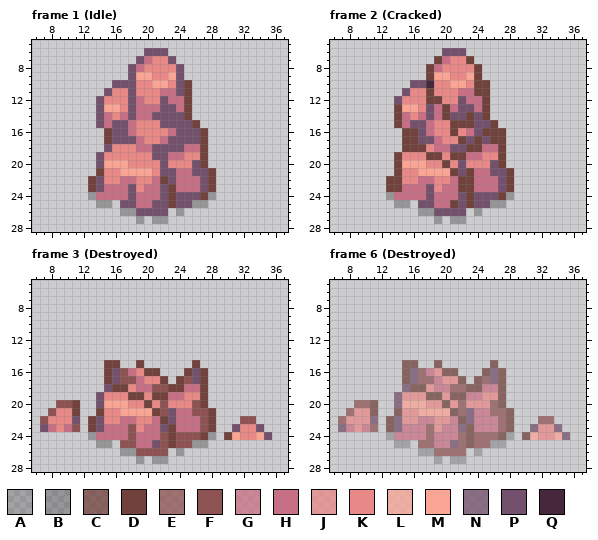
Two versions of one pixel-art file, game/theslimeking/Assets/📦 External/AssetStore/SlimeMec/_Art/Sprites/Environment/env_brown_rockA2.aseprite. Above is the file before it was changed.
43x31 pixels, 10 frames. Pixels under 10% opacity are left out. Shown: frame 1 (Idle): x 6..37, y 5..28; frame 2 (Cracked): x 6..37, y 5..28; frame 3 (Destroyed): x 6..37, y 5..28; frame 6 (Destroyed): x 6..37, y 5..28. The commit also changed other frames, which this record leaves out.
Palette (. is transparent): A #00000034  B #00000045  C #71413bbf  D #71413b  E #8e5252bf  F #8e5252  G #c76f84bf  H #c76f84  J #e88887bf  K #e88887  L #faa494bf  M #faa494  N #73506bbf  P #73506b  Q #45283c
The same view after the edit:
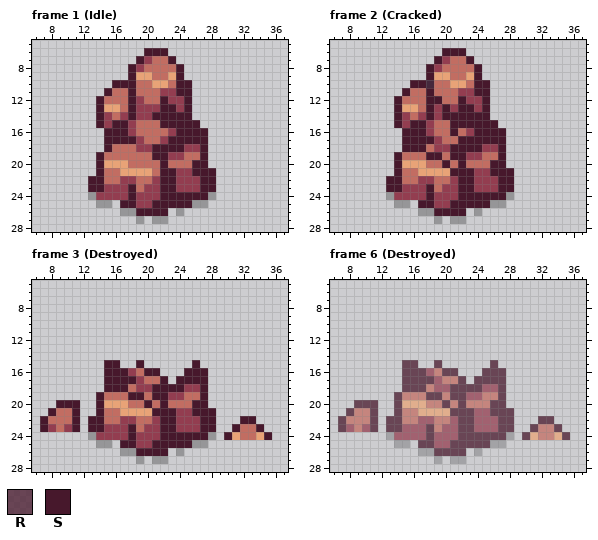
Colours new in this view: R #47182cbf  S #47182c
The exact change:
colour G: #c76f84bf -> #933d50bf
colour H: #c76f84 -> #933d50
colour J: #e88887bf -> #c26d62bf
colour K: #e88887 -> #c26d62
colour L: #faa494bf -> #e8a377bf
colour M: #faa494 -> #e8a377
Frame 1 (Idle):
y 6: x 20..22 PPP -> SSS
y 7: x 19 P -> S; x 23 P -> S
y 8..9: x 18 P -> S; x 24 P -> S
y 10: x 16..18 PPP -> SSS; x 24..25 PD -> SS
y 11: x 15 P -> S; x 18 P -> S; x 24..25 PD -> SS
y 12: x 14 P -> S; x 18 P -> S; x 22 P -> S; x 25 D -> S
y 13: x 14 P -> S; x 18 P -> S; x 22..23 PP -> SS; x 25 D -> S
y 14: x 14 P -> S; x 18 P -> S; x 21..25 PPPPD -> SSSSS
y 15: x 14 P -> S; x 16..17 PP -> SS; x 22..26 PPPPD -> SSSSS
y 16: x 15..17 DPP -> SSS; x 24..27 PPPD -> SSSS
y 17: x 15..18 DPPP -> SSSS; x 23..27 PPPPD -> SSSSS
y 18: x 15 P -> S; x 21..24 PPPP -> SSSS; x 27 D -> S
y 19: x 14 P -> S; x 21..22 PP -> SS; x 27 D -> S
y 20: x 14 P -> S; x 22 P -> S; x 26..27 PD -> SS
y 21: x 14 D -> S; x 22..23 PP -> SS; x 26..28 PPD -> SSS
y 22: x 13..14 DP -> SS; x 22..23 DP -> SS; x 27..28 PD -> SS
y 23: x 13..14 DP -> SS; x 18 P -> S; x 22..23 PD -> SS; x 27..28 PD -> SS
y 24: x 18 P -> S; x 22..27 PDPPPD -> SSSSSS
y 25: x 17..18 PP -> SS; x 21..25 PPDPP -> SSSSS
y 26: x 19..22 PPPP -> SSSS
Frame 2 (Cracked):
y 6: x 20..22 PPP -> SSS
y 7: x 19 D -> S; x 23 D -> S
y 8..9: x 18 D -> S; x 24 D -> S
y 10: x 16..17 PP -> SS; x 24..25 DD -> SS
y 11: x 15 P -> S; x 18 D -> S; x 24..25 DD -> SS
y 12: x 14 P -> S; x 18..19 DD -> SS; x 22 P -> S; x 25 D -> S
y 13: x 14 D -> S; x 18 P -> S; x 20 D -> S; x 22..23 PP -> SS; x 25 D -> S
y 14: x 14 D -> S; x 18 P -> S; x 20..25 DPPDPD -> SSSSSS
y 15: x 14 D -> S; x 16..17 PP -> SS; x 21..26 DDDPPD -> SSSSSS
y 16: x 15..17 DDP -> SSS; x 21 D -> S; x 24..27 PDDD -> SSSS
y 17: x 15..18 DDPP -> SSSS; x 22..27 DPDPDD -> SSSSSS
y 18: x 15..17 DDD -> SSS; x 21..24 PPDD -> SSSS; x 27 D -> S
y 19: x 14 D -> S; x 18..19 DD -> SS; x 21..22 DD -> SS; x 27 D -> S
y 20: x 14 D -> S; x 20 D -> S; x 22 P -> S; x 26..27 PD -> SS
y 21: x 14 D -> S; x 21..23 DPD -> SSS; x 26..28 PPD -> SSS
y 22: x 13..14 DD -> SS; x 22..23 DD -> SS; x 27..28 PD -> SS
y 23: x 13..14 DD -> SS; x 18 P -> S; x 22..23 DD -> SS; x 27..28 PD -> SS
y 24: x 18 P -> S; x 22..27 PDPPPD -> SSSSSS
y 25: x 17..18 PP -> SS; x 21..25 DPDPP -> SSSSS
y 26: x 19..22 PPPP -> SSSS
Frame 3 (Destroyed):
y 15: x 15..16 DD -> SS; x 19 D -> S; x 26 D -> S
y 16: x 15..17 DPF -> SSS; x 20..21 DD -> SS; x 25..27 DPD -> SSS
y 17: x 15..18 DPFF -> SSSS; x 22 D -> S; x 24..27 DFPD -> SSSS
y 18: x 15..17 PDD -> SSS; x 21..24 FFDD -> SSSS; x 27 D -> S
y 19: x 14 P -> S; x 18..19 DD -> SS; x 21..22 DD -> SS; x 27 D -> S
y 20: x 9..11 FFD -> SSS; x 14 P -> S; x 20 D -> S; x 22 F -> S; x 26..27 FD -> SS
y 21: x 8 F -> S; x 11 D -> S; x 14 D -> S; x 21..23 DFP -> SSS; x 26..28 FFD -> SSS
y 22: x 7 F -> S; x 11 P -> S; x 13..14 DP -> SS; x 22..23 DP -> SS; x 27..28 FD -> SS; x 32..33 FF -> SS
y 23: x 7 P -> S; x 11 F -> S; x 13..14 DP -> SS; x 18 F -> S; x 22..23 PD -> SS; x 27..28 FD -> SS; x 31 P -> S; x 34 P -> S
y 24: x 18 F -> S; x 22..27 FDFFFD -> SSSSSS; x 30 D -> S; x 35 P -> S
y 25: x 17..18 FF -> SS; x 21..25 PFDFF -> SSSSS
y 26: x 19..22 FFFF -> SSSS
Frame 6 (Destroyed):
y 15: x 15..16 CC -> RR; x 19 C -> R; x 26 C -> R
y 16: x 15..17 CNE -> RRR; x 20..21 CC -> RR; x 25..27 CNC -> RRR
y 17: x 15..18 CNEE -> RRRR; x 22 C -> R; x 24..27 CENC -> RRRR
y 18: x 15..17 NCC -> RRR; x 21..24 EECC -> RRRR; x 27 C -> R
y 19: x 14 N -> R; x 18..19 CC -> RR; x 21..22 CC -> RR; x 27 C -> R
y 20: x 9..11 EEC -> RRR; x 14 N -> R; x 20 C -> R; x 22 E -> R; x 26..27 EC -> RR
y 21: x 8 E -> R; x 11 C -> R; x 14 C -> R; x 21..23 CEN -> RRR; x 26..28 EEC -> RRR
y 22: x 7 E -> R; x 11 N -> R; x 13..14 CN -> RR; x 22..23 CN -> RR; x 27..28 EC -> RR; x 32..33 EE -> RR
y 23: x 7 N -> R; x 11 E -> R; x 13..14 CN -> RR; x 18 E -> R; x 22..23 NC -> RR; x 27..28 EC -> RR; x 31 N -> R; x 34 N -> R
y 24: x 18 E -> R; x 22..27 ECEEEC -> RRRRRR; x 30 C -> R; x 35 N -> R
y 25: x 17..18 EE -> RR; x 21..25 NECEE -> RRRRR
y 26: x 19..22 EEEE -> RRRR
Pixel boxes of the changes (left, top, right, bottom) in both pictures:
changed: (88, 48, 216, 216)
changed: (386, 48, 514, 216)
changed: (40, 360, 272, 456)
changed: (338, 360, 570, 456)
